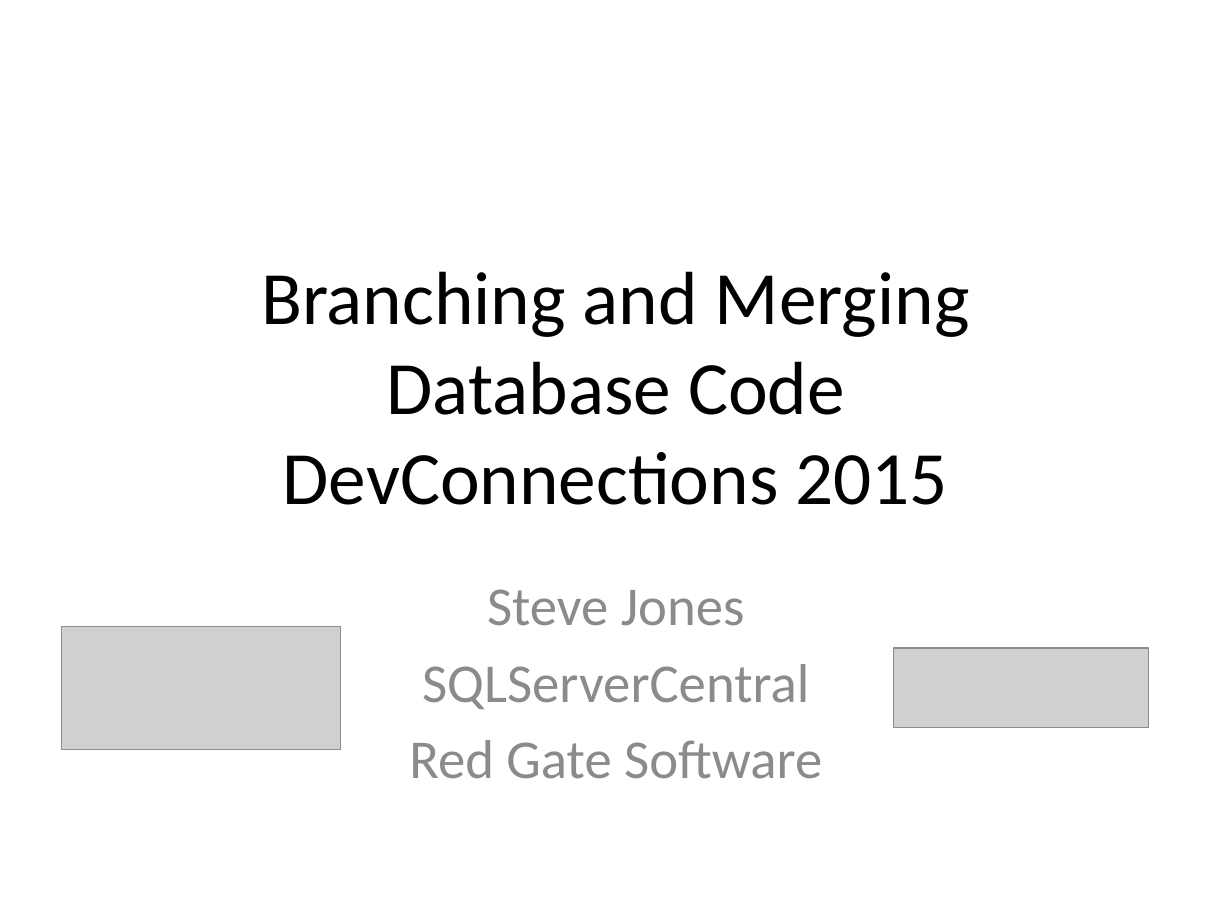
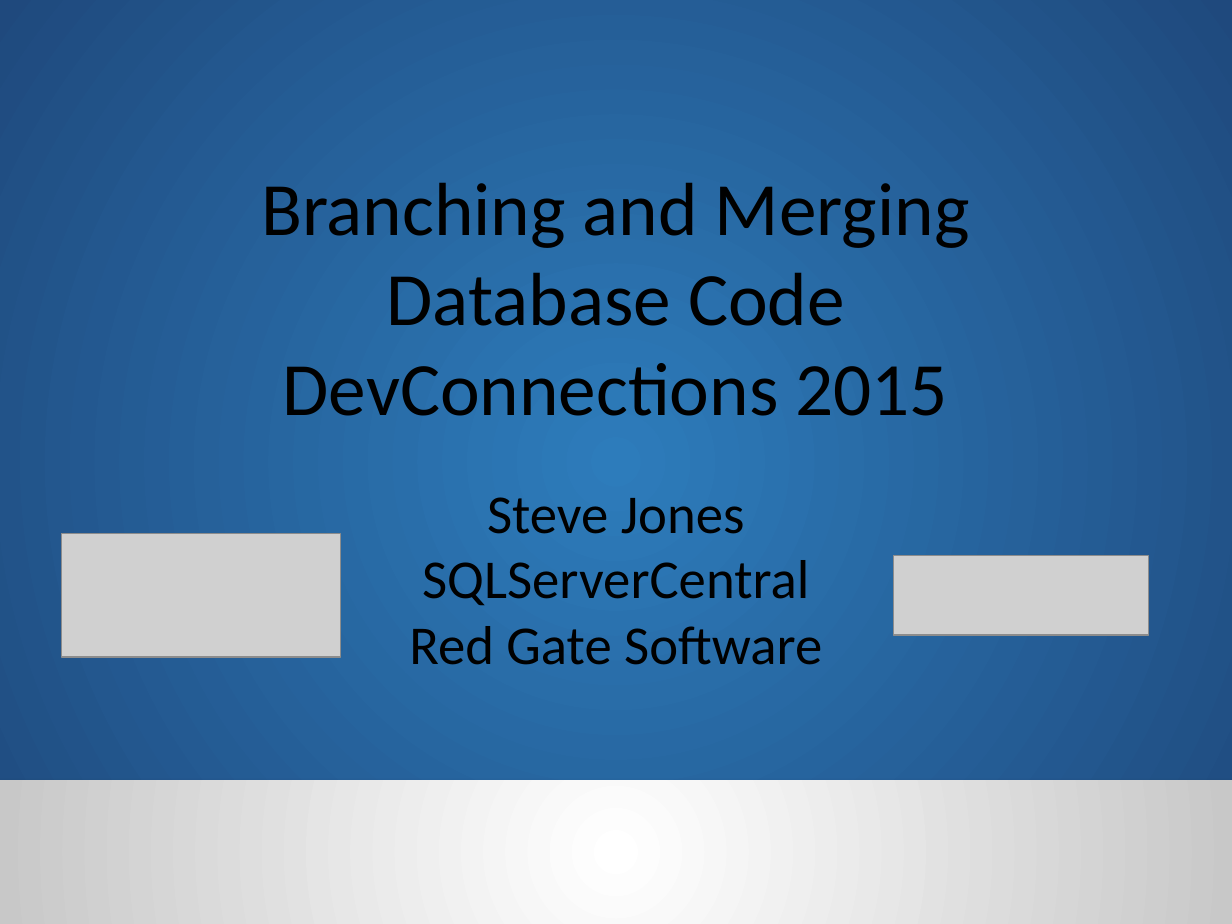
Before and after one commit to way0utwest/Branching-and-Merging-DB-Code, a slide deck: slide 1 of Presentation/BranchMergeDBCode.pptx. Drawn at 1232x924 pixels with LibreOffice and Linux fonts; fonts in the diff are those of the drawing; grey boxes stand for pictures; background and template pictures are left out. Boxes give left, top, right and bottom in pixels: in the first picture for what was removed or moved away, otherwise in the second. Text is boxed around its words. In the diff, an @@ line names an element or a change of style, - is before the commit and + after.

Commit message:
Added the beginning section that contains the branching types and strategy

```diff
--- a/Presentation/BranchMergeDBCode.pptx
+++ b/Presentation/BranchMergeDBCode.pptx
@@ rectangle added at [0, 0, 1232, 924], fill gradient #2D7CBB to #1F497D @@
@@ title "Branching and Merging Database Code ...": place and size @@
-title "Branching and Merging Database Code ..." at [261, 271, 970, 505]
+title "Branching and Merging Database Code ..." at [261, 182, 970, 416]
@@ title "Branching and Merging Database Code ..." at [261, 182, 970, 416]: vertical alignment middle to top @@
@@ subtitle "Steve Jones": place and size @@
-subtitle "Steve Jones" at [409, 589, 822, 779]
+subtitle "Steve Jones" at [409, 497, 822, 665]
@@ subtitle "Steve Jones" at [409, 497, 822, 665]: text colour #8C8C8C to #000000 @@
@@ picture: place and size @@
-picture at [62, 626, 340, 749]
+picture at [62, 533, 340, 657]
@@ picture: place and size @@
-picture at [893, 648, 1148, 728]
+picture at [893, 556, 1148, 636]
@@ rectangle added at [0, 780, 1232, 924], fill gradient #FFFFFF to #C8C8C8 @@
```
Also in this commit, not shown: 7 other slides changed, 15 slides added, 1 slide removed.
